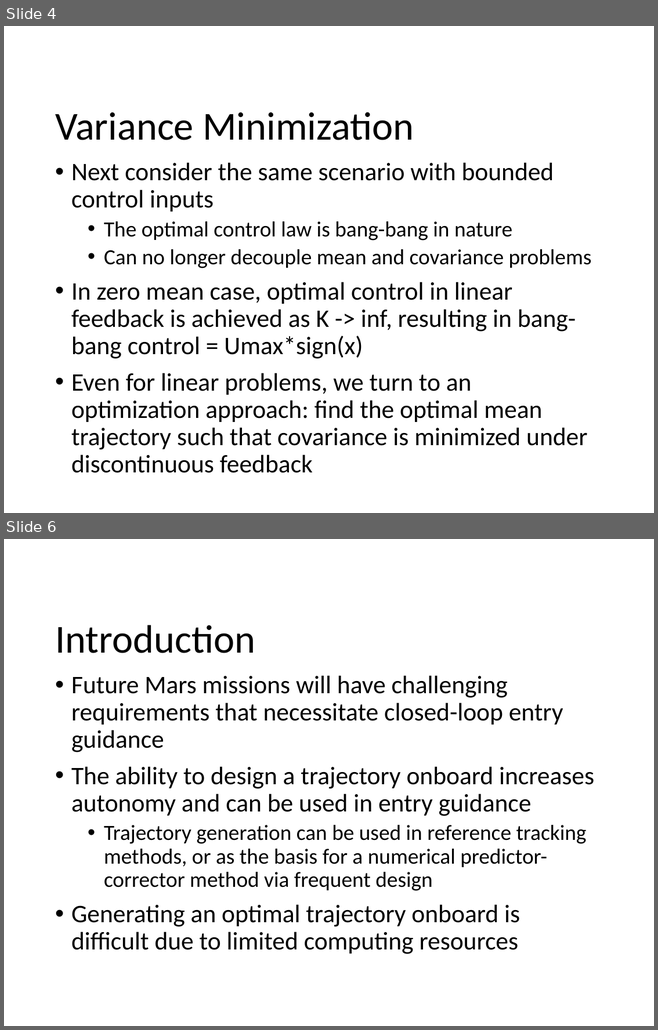
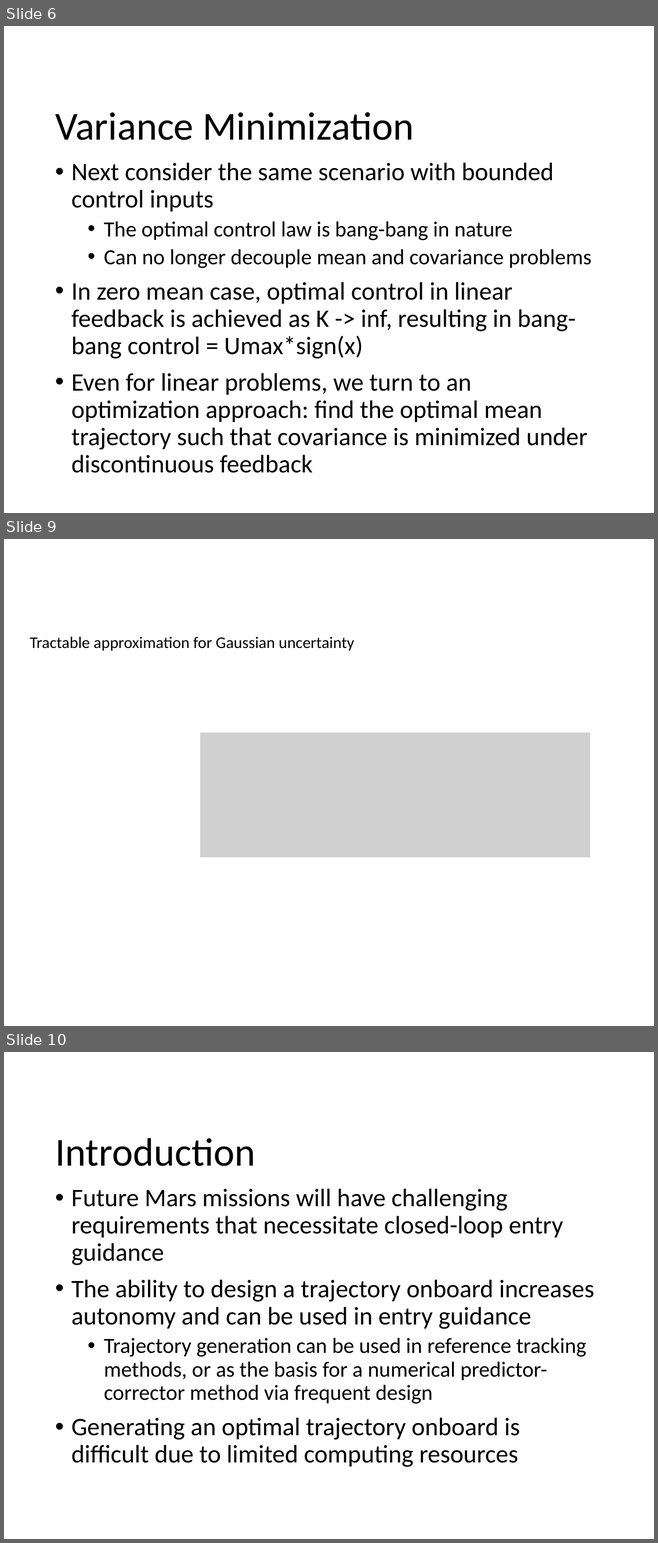
Before and after one commit to CDNoyes/EDL-Py, a slide deck: Documents/Qual Exam.pptx. Shown one above the other, each under a label of ours: slides 4 and 6 before the commit, slides 6, 9 and 10 after it; the slides between them are not shown. The pictures are 658x1030 and 658x1543 pixels, drawn with LibreOffice and Linux fonts; fonts in the diff are those of the drawing; grey boxes stand for pictures; background and template pictures are left out. Boxes give left, top, right and bottom in pixels: in the first picture for what was removed or moved away, otherwise in the second. Text is boxed around its words. In the diff, an @@ line names an element or a change of style, - is before the commit and + after.

```diff
--- a/Documents/Qual Exam.pptx
+++ b/Documents/Qual Exam.pptx
@@ slide 9 added at (4,539,654,1026), background #FFFFFF @@
@@ text added at (30,636,354,651), 18 pt, text #000000 @@
+Tractable approximation for Gaussian uncertainty
@@ picture added at (200,733,590,857) @@
@@ what was slide 4 is now slide 6 @@
@@ what was slide 6 is now slide 10 @@
```
Also in this commit, not shown: 1 slide changed, 3 other slides added, 3 other files.
